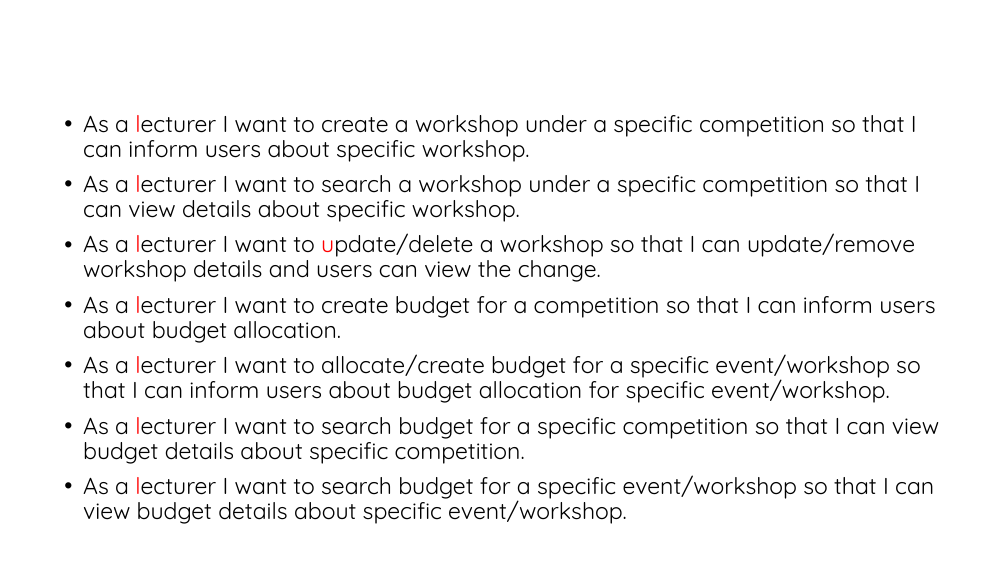
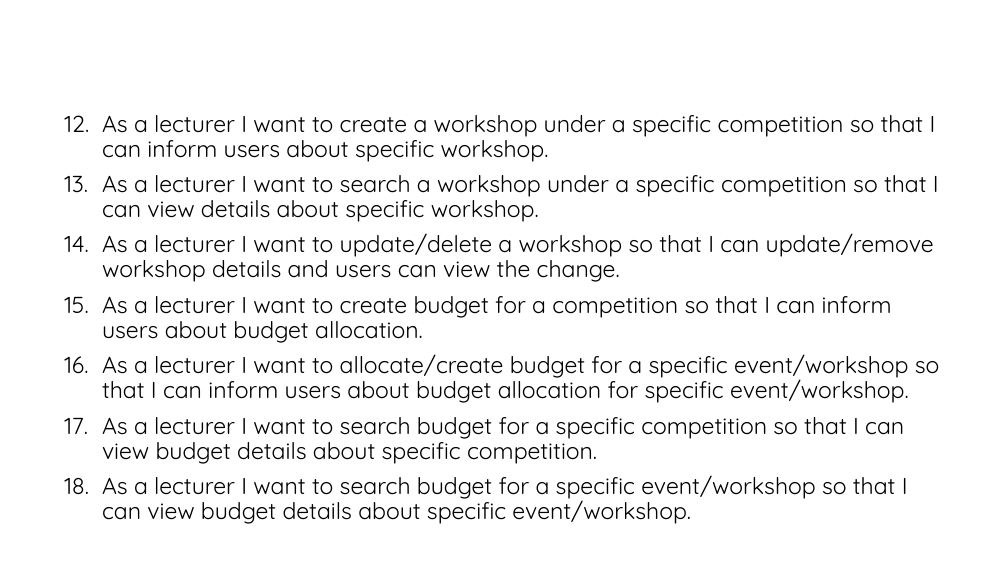
Before and after one commit to Sajith16/CSSEDocs, a slide deck: slide 9 of CodeFest-Management-Tool.pptx. Drawn at 1008x567 pixels with LibreOffice and Linux fonts; fonts in the diff are those of the drawing; background and template pictures are left out. Boxes give left, top, right and bottom in pixels: in the first picture for what was removed or moved away, otherwise in the second. Text is boxed around its words. In the diff, an @@ line names an element or a change of style, - is before the commit and + after.

```diff
--- a/CodeFest-Management-Tool.pptx
+++ b/CodeFest-Management-Tool.pptx
@@ text "As a lecturer I want ..." at (102,115,940,524): text colour #FF0000 to #000000 in "lecturer", "lecturer", "lecturer update/delete", "lecturer" and 3 more places; bullet • to 1. @@
```
Also in this commit, not shown: 8 other slides changed.
